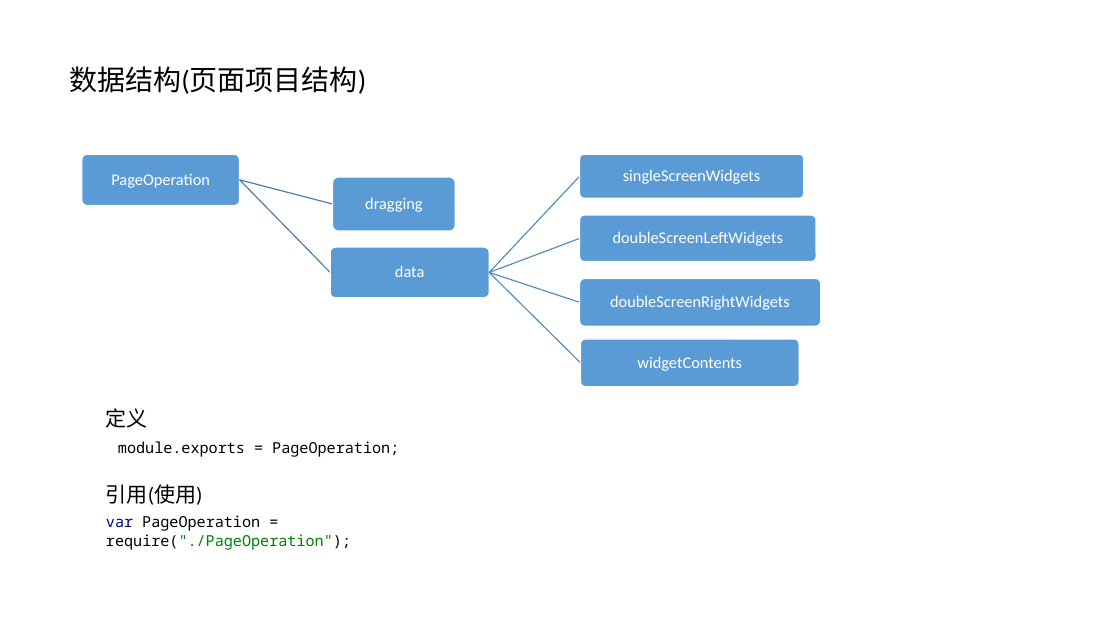
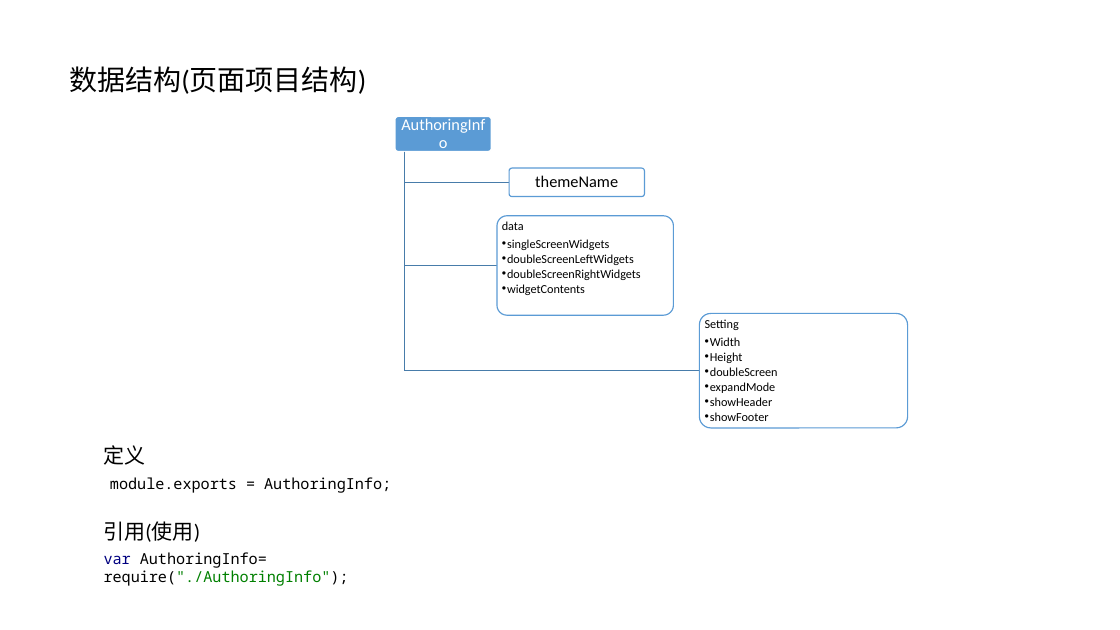
Before and after one commit to qcgm1978/AuthoringTool, a slide deck: slide 5 of doc/AuthoringTool Design.pptx. Drawn at 1120x630 pixels with LibreOffice and Linux fonts; fonts in the diff are those of the drawing. Boxes give left, top, right and bottom in pixels: in the first picture for what was removed or moved away, otherwise in the second. Text is boxed around its words. In the diff, an @@ line names an element or a change of style, - is before the commit and + after.

Commit message:
更新了 AuthoringInfo的变量及调整相关代码

```diff
--- a/doc/AuthoringTool Design.pptx
+++ b/doc/AuthoringTool Design.pptx
@@ freeform shape at bbox=[404, 152, 497, 266]: rotation 45 to 0 degrees; outline redrawn @@
@@ freeform shape at bbox=[404, 152, 509, 182]: rotation 14 to 0 degrees; outline redrawn @@
@@ group added at bbox=[264, 116, 778, 493]: 4 texts, 3 rounded rectangles, 1 freeform shape @@
+AuthoringInfo
+themeName
+Setting
+  •• Width
+  •• Height
+  •• doubleScreen
+  •• expandMode
+  •• showHeader
+  •• showFooter
+data
+  •• singleScreenWidgets
+  •• doubleScreenLeftWidgets
+  •• doubleScreenRightWidgets
+  •• widgetContents
@@ rounded rectangle: place and size @@
-rounded rectangle at bbox=[581, 339, 799, 387]
+rounded rectangle at bbox=[700, 313, 908, 428]
@@ rounded rectangle at bbox=[700, 313, 908, 428]: fill #5B9BD5 to #FFFFFF at 90% opacity; outline #FFFFFF 1 pt to #5B9BD5 1 pt @@
@@ group removed at bbox=[82, 155, 821, 371]: 7 texts, 6 rounded rectangles, 4 freeform shapes @@
-PageOperation
-dragging
-data
-singleScreenWidgets
-doubleScreenLeftWidgets
-doubleScreenRightWidgets
-widgetContents
@@ text "定义": place and size @@
-text "定义" at bbox=[106, 408, 148, 428]
+text "定义" at bbox=[103, 445, 145, 465]
@@ text at bbox=[110, 477, 237, 493]: text changed @@
-module.exports = PageOperation;
+module.exports = AuthoringInfo;
@@ text "引用(使用)": place and size @@
-text "引用(使用)" at bbox=[106, 484, 203, 505]
+text "引用(使用)" at bbox=[103, 521, 200, 542]
@@ text at bbox=[104, 552, 349, 586]: text changed @@
-var PageOperation = require("./PageOperation");
+var AuthoringInfo= require("./AuthoringInfo");
```
Also in this commit, not shown: 4 other files.
